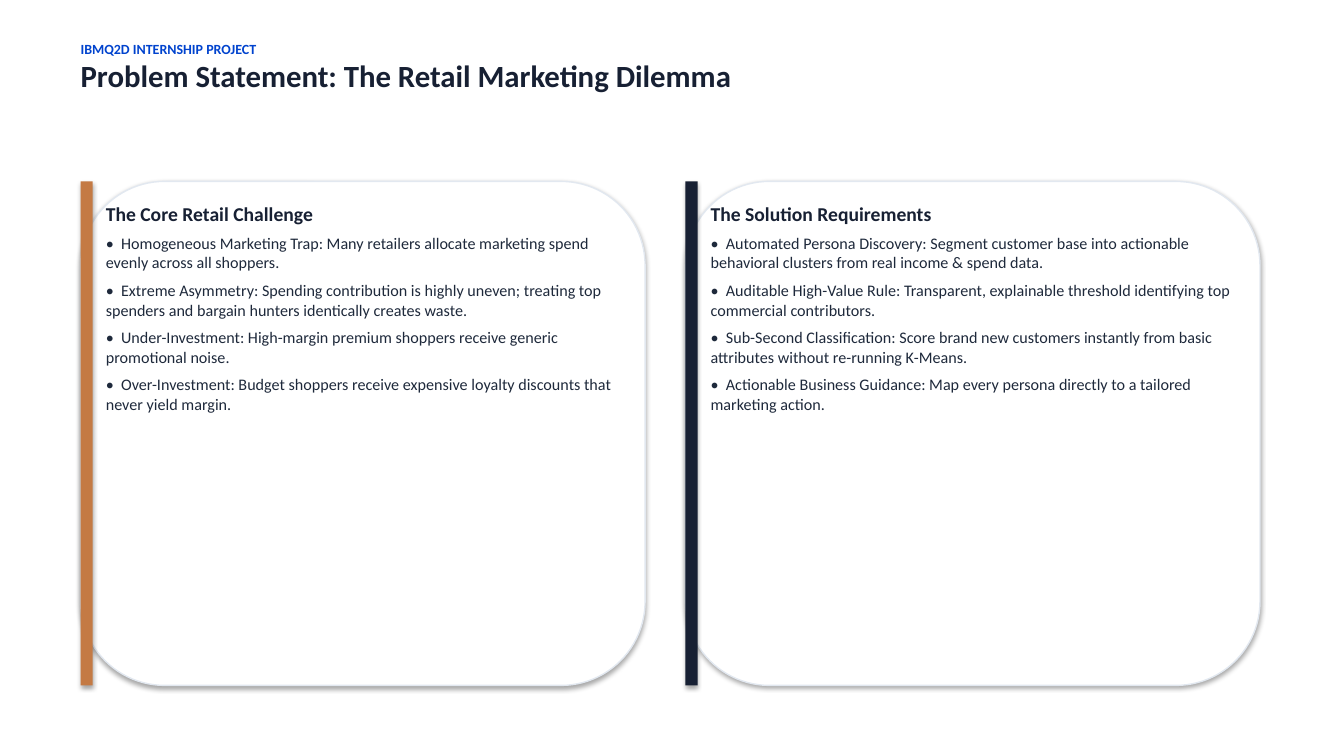
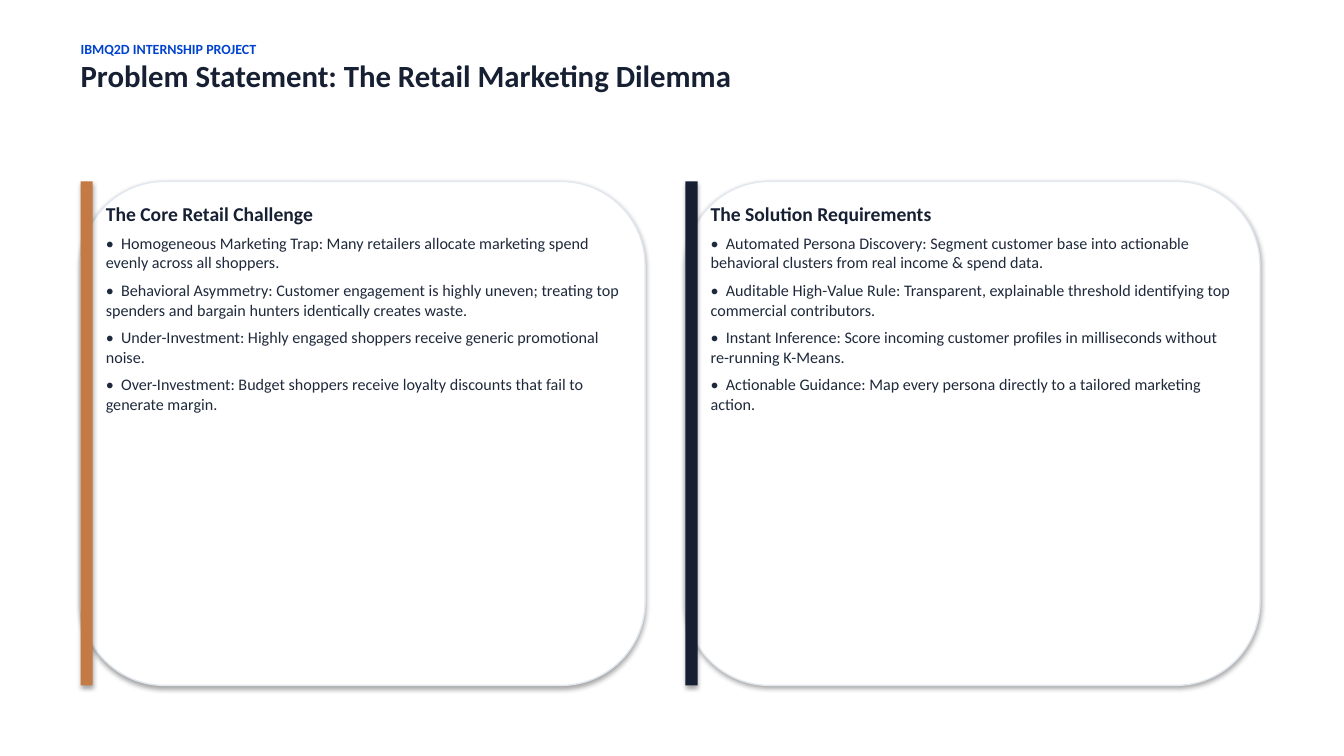
Before and after one commit to karthikeyangullipalli/IBM_Q2D_MultiSegmentCustomerRetailAnalysis, a slide deck: slide 3 of docs/presentation.pptx. Drawn at 1344x756 pixels with LibreOffice and Linux fonts; fonts in the diff are those of the drawing. Boxes give left, top, right and bottom in pixels: in the first picture for what was removed or moved away, otherwise in the second. Text is boxed around its words. In the diff, an @@ line names an element or a change of style, - is before the commit and + after.

```diff
--- a/docs/presentation.pptx
+++ b/docs/presentation.pptx
@@ text at [106,284,619,413]: text changed @@
-• Extreme Asymmetry: Spending contribution is highly uneven; treating top spenders and bargain hunters identically creates waste.
-• Under-Investment: High-margin premium shoppers receive generic promotional noise.
-• Over-Investment: Budget shoppers receive expensive loyalty discounts that never yield margin.
+• Behavioral Asymmetry: Customer engagement is highly uneven; treating top spenders and bargain hunters identically creates waste.
+• Under-Investment: Highly engaged shoppers receive generic promotional noise.
+• Over-Investment: Budget shoppers receive loyalty discounts that fail to generate margin.
@@ text at [711,331,1216,410]: text changed @@
-• Sub-Second Classification: Score brand new customers instantly from basic attributes without re-running K-Means.
-• Actionable Business Guidance: Map every persona directly to a tailored marketing action.
+• Instant Inference: Score incoming customer profiles in milliseconds without re-running K-Means.
+• Actionable Guidance: Map every persona directly to a tailored marketing action.
```
Also in this commit, not shown: 9 other slides changed, 12 other files.
